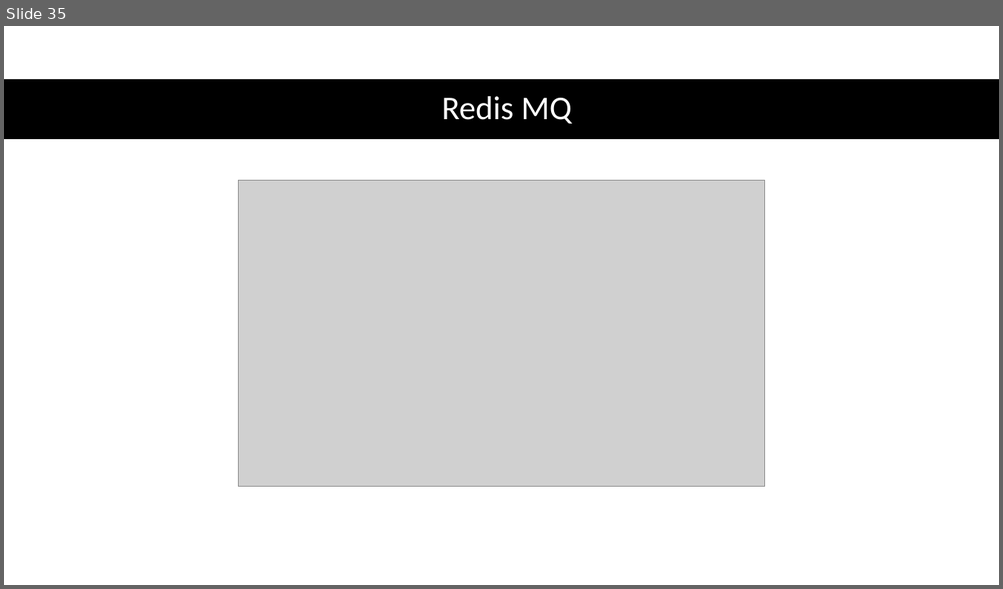
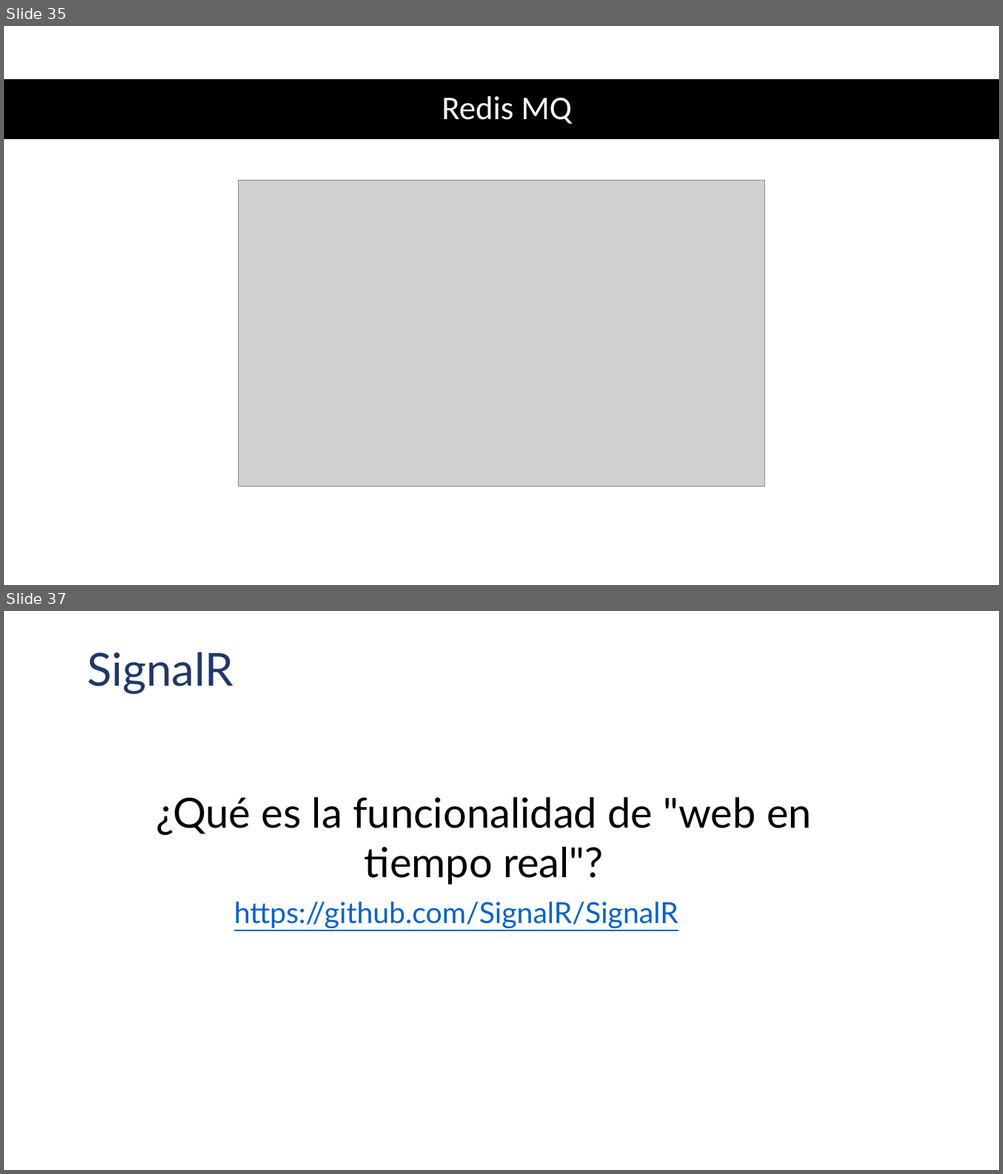
Before and after one commit to serandvaraco/WorkshopToolsForAPI, a slide deck: ToolsForAPI.pptx. Shown one above the other, each under a label of ours: slide 35 before the commit, slides 35 and 37 after it; the slides between them are not shown. The pictures are 1003x589 and 1003x1174 pixels, drawn with LibreOffice and Linux fonts; fonts in the diff are those of the drawing; grey boxes stand for pictures; background and template pictures are left out. Boxes give left, top, right and bottom in pixels: in the first picture for what was removed or moved away, otherwise in the second. Text is boxed around its words. In the diff, an @@ line names an element or a change of style, - is before the commit and + after.

Commit message:
PPT SignalR

```diff
--- a/ToolsForAPI.pptx
+++ b/ToolsForAPI.pptx
@@ slide 37 added at [4,611,999,1170], background #FFFFFF @@
@@ text added at [88,652,234,694], 44 pt, text #203864 @@
+SignalR
@@ text added at [156,797,811,885], 40 pt, text #000000 @@
+¿Qué es la funcionalidad de "web en tiempo real"?
@@ text added at [234,902,678,928], 28 pt, text #0563C1, underline @@
+https://github.com/SignalR/SignalR
```
Also in this commit, not shown: 1 other slide added, 59 other files.
